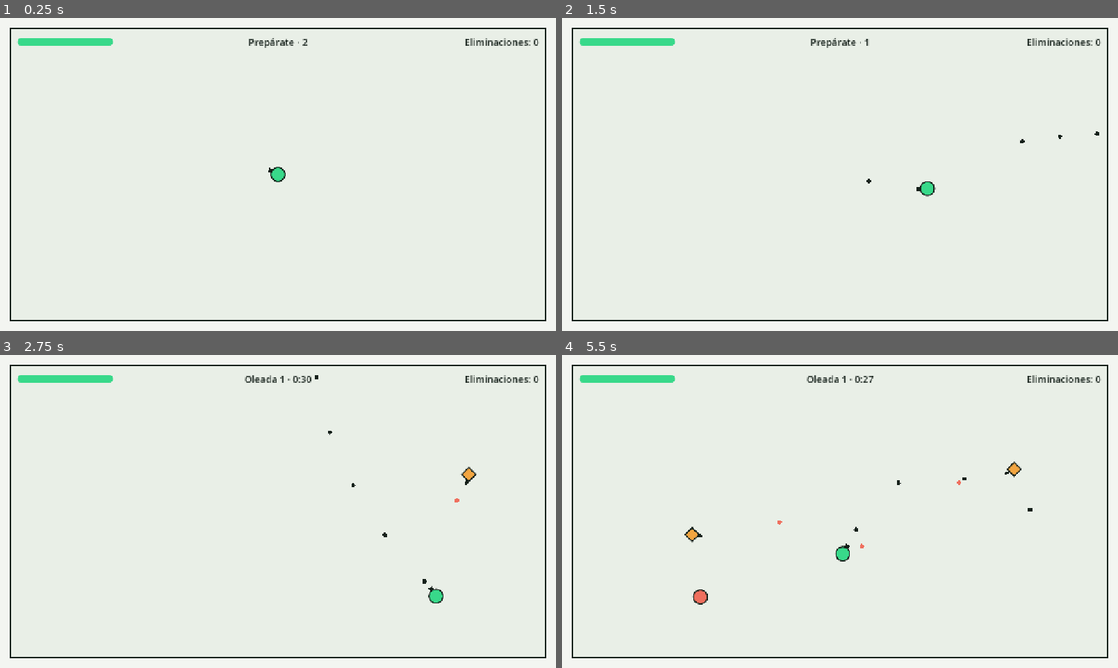
Above: before the commit, frames 1-4 (two rows, left to right).
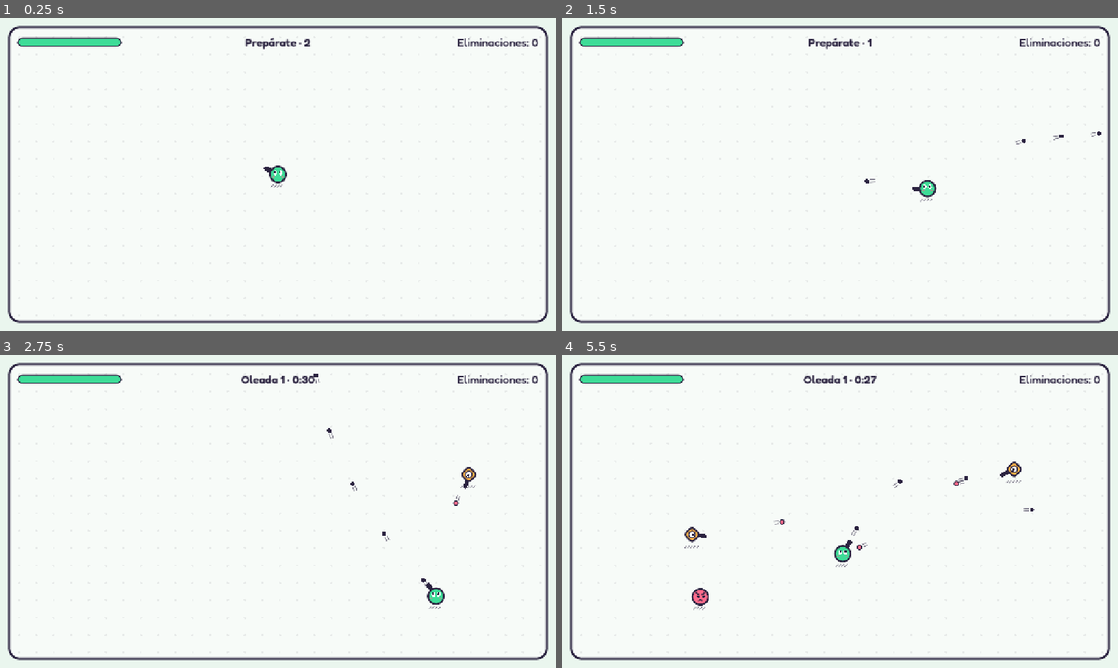
Above: after the commit, the same moments.

Repository: OmarDavidd/autelia
Game: Godot game, scene res://modes/survival/survival.tscn
Two runs of this game, one before a commit and one after it. Both use one fixed random seed, a clock stepped at 60 frames per second and the inputs below.
Inputs (mouse positions are in pixels of both pictures, inside the frame that each line leads up to):
- Up to frame 1 (0.25 s): no input
- Up to frame 2 (1.5 s): tap Enter at 0.5 s; move the mouse to (962, 158) at 0.52 s; press the mouse at (962, 158) at 0.53 s; hold D (move_right) 0.53-1.28 s; move the mouse to (728, 190) at 1.27 s; release the mouse at (728, 190) at 1.28 s; hold S (move_down) from 1.28 s (still down); click (728, 190) at 1.35 s
- Up to frame 3 (2.75 s): move the mouse to (333, 442) at 2.02 s; release S (move_down) at 2.03 s; press the mouse at (333, 442) at 2.03 s; hold D (move_right) from 2.03 s (still down)
- Up to frame 4 (5.5 s): move the mouse to (812, 574) at 2.77 s; release D (move_right) at 2.78 s; release the mouse at (812, 574) at 2.78 s; hold W (move_up) 2.78-3.53 s; click (812, 574) at 2.85 s; move the mouse to (1006, 558) at 3.52 s; press the mouse at (1006, 558) at 3.53 s; hold A (move_left) 3.53-5.03 s; move the mouse to (673, 464) at 4.27 s; release the mouse at (673, 464) at 4.28 s; click (673, 464) at 4.35 s; move the mouse to (867, 511) at 5.02 s; press the mouse at (867, 511) at 5.03 s; hold S (move_down) from 5.03 s (still down)

The runs differ from the first frame. In frame 1, 4.1% of the frame differs, in the area x 1-99%, y 2-98%; in frame 2, 4.1%; in frame 3, 4.3%; in frame 4, 4.6%.

Commit message:
feat: apply toy pastel visual style with hatched shadows and bullet trails

Diff:
--- a/core/combat/bullet.gd
+++ b/core/combat/bullet.gd
@@ -10,6 +10,8 @@
 var direction := Vector2.RIGHT
 var source: Node
 var color := Palette.INK
+## Enemy bullets get an ink outline so they read against any floor.
+var outlined := false
 
 
 func _ready() -> void:
@@ -31,4 +33,7 @@
 
 
 func _draw() -> void:
+	Sketch.motion_lines(self, direction, radius)
 	draw_circle(Vector2.ZERO, radius, color)
+	if outlined:
+		draw_arc(Vector2.ZERO, radius, 0.0, TAU, 20, Palette.INK, 2.5, true)
--- a/core/combat/weapon.gd
+++ b/core/combat/weapon.gd
@@ -7,8 +7,8 @@
 const BULLET_SCENE := preload("res://core/combat/bullet.tscn")
 # Physics layer bits: 1 world, 2 player, 4 enemies, 8 player bullets, 16 enemy bullets.
 const TEAM_LAYERS := {
-	Team.PLAYER: {"layer": 8, "mask": 1 | 4, "color": Palette.INK},
-	Team.ENEMY: {"layer": 16, "mask": 1 | 2, "color": Palette.ENEMY},
+	Team.PLAYER: {"layer": 8, "mask": 1 | 4, "color": Palette.INK, "outlined": false},
+	Team.ENEMY: {"layer": 16, "mask": 1 | 2, "color": Palette.ENEMY, "outlined": true},
 }
 
 @export var team := Team.PLAYER
@@ -40,6 +40,7 @@
 	bullet.damage = damage
 	bullet.source = owner
 	bullet.color = settings.color
+	bullet.outlined = settings.outlined
 	bullet.collision_layer = settings.layer
 	bullet.collision_mask = settings.mask
 
--- a/core/enemies/chaser.gd
+++ b/core/enemies/chaser.gd
@@ -9,5 +9,15 @@
 
 
 func _draw() -> void:
-	draw_circle(Vector2.ZERO, radius, fill_color(Palette.ENEMY))
-	draw_arc(Vector2.ZERO, radius, 0.0, TAU, 32, Palette.INK, Palette.OUTLINE_WIDTH, true)
+	var r := Palette.ART_RADIUS
+	Sketch.hatch_shadow(self, Vector2(0.0, r + 6.0), r - 2.0)
+	draw_set_transform(Vector2.ZERO, 0.0, Vector2.ONE * pop_scale())
+	Sketch.blob(self, Vector2.ZERO, r, fill_color(Palette.ENEMY))
+	# Angry brows, eyes that track the player, small frown.
+	draw_line(Vector2(-10, -9), Vector2(-3, -5), Palette.INK, 3.0, true)
+	draw_line(Vector2(10, -9), Vector2(3, -5), Palette.INK, 3.0, true)
+	var look := look_direction()
+	draw_circle(Vector2(-6, 0) + look * 1.5, 3.2, Palette.INK)
+	draw_circle(Vector2(6, 0) + look * 1.5, 3.2, Palette.INK)
+	draw_arc(Vector2(0, 12), 5.0, PI * 1.2, PI * 1.8, 8, Palette.INK, 2.5, true)
+	draw_set_transform(Vector2.ZERO)
--- a/core/enemies/enemy.gd
+++ b/core/enemies/enemy.gd
@@ -46,7 +46,18 @@
 
 
 func fill_color(base: Color) -> Color:
-	return Color.WHITE if flash > 0.0 else base
+	return Palette.WHITE if flash > 0.0 else base
+
+
+## Brief swell when hit, as visual feedback.
+func pop_scale() -> float:
+	return 1.0 + flash * 2.0
+
+
+func look_direction() -> Vector2:
+	if is_instance_valid(target):
+		return global_position.direction_to(target.global_position)
+	return Vector2.DOWN
 
 
 func _apply_contact_damage() -> void:
--- a/core/enemies/shooter.gd
+++ b/core/enemies/shooter.gd
@@ -34,10 +34,14 @@
 
 
 func _draw() -> void:
-	var r := radius
-	var shape := PackedVector2Array([Vector2(0, -r), Vector2(r, 0), Vector2(0, r), Vector2(-r, 0)])
-	var barrel_end := Vector2.RIGHT.rotated(pivot.rotation) * (r + 8.0)
-	draw_line(Vector2.ZERO, barrel_end, Palette.INK, 6.0)
-	draw_colored_polygon(shape, fill_color(Palette.SHOOTER))
-	shape.append(shape[0])
-	draw_polyline(shape, Palette.INK, Palette.OUTLINE_WIDTH, true)
+	var r := Palette.ART_RADIUS
+	Sketch.hatch_shadow(self, Vector2(0.0, r + 8.0), r)
+	draw_set_transform(Vector2.ZERO, 0.0, Vector2.ONE * pop_scale())
+	var aim := Vector2.RIGHT.rotated(pivot.rotation)
+	Sketch.capsule(self, aim * (r - 4.0), aim * (r + 12.0), 9.0, Palette.INK)
+	draw_set_transform(Vector2.ZERO)
+	Sketch.rounded_diamond(self, r * 0.82 * pop_scale(), fill_color(Palette.SHOOTER))
+	# One big eye that follows the player.
+	draw_circle(Vector2.ZERO, 7.5, Palette.WHITE)
+	draw_arc(Vector2.ZERO, 7.5, 0.0, TAU, 24, Palette.INK, 2.5, true)
+	draw_circle(look_direction() * 2.5, 3.0, Palette.INK)
--- a/core/enemies/shooter.tscn
+++ b/core/enemies/shooter.tscn
@@ -25,7 +25,7 @@
 [node name="Pivot" type="Node2D" parent="."]
 
 [node name="Weapon" type="Node2D" parent="Pivot"]
-position = Vector2(24, 0)
+position = Vector2(30, 0)
 script = ExtResource("3_weapon")
 team = 1
 fire_rate = 1.2
--- a/core/enemies/target_dummy.gd
+++ b/core/enemies/target_dummy.gd
@@ -38,11 +38,13 @@
 
 
 func _draw() -> void:
+	var r := Palette.ART_RADIUS
 	if health.is_dead():
-		draw_arc(Vector2.ZERO, radius, 0.0, TAU, 32, Palette.INK, 1.5, true)
+		draw_arc(Vector2.ZERO, r, 0.0, TAU, 32, Palette.INK_SOFT, 2.0, true)
 		return
-	var fill := Color.WHITE if _flash > 0.0 else Palette.ENEMY
-	draw_circle(Vector2.ZERO, radius, fill)
-	draw_arc(Vector2.ZERO, radius, 0.0, TAU, 32, Palette.INK, Palette.OUTLINE_WIDTH, true)
+	Sketch.hatch_shadow(self, Vector2(0.0, r + 6.0), r - 2.0)
+	Sketch.blob(self, Vector2.ZERO, r, Palette.WHITE if _flash > 0.0 else Palette.ENEMY)
+	draw_circle(Vector2.ZERO, 6.0, Palette.WHITE)
+	draw_arc(Vector2.ZERO, 6.0, 0.0, TAU, 20, Palette.INK, 2.5, true)
 	var ratio := health.current / health.max_health
-	draw_arc(Vector2.ZERO, radius + 7.0, -PI / 2.0, -PI / 2.0 + TAU * ratio, 32, Palette.INK, 2.0, true)
+	draw_arc(Vector2.ZERO, r + 8.0, -PI / 2.0, -PI / 2.0 + TAU * ratio, 32, Palette.INK, 3.0, true)
--- a/core/palette.gd
+++ b/core/palette.gd
@@ -1,10 +1,13 @@
 class_name Palette
-## Placeholder palette. The real style guide replaces these values in the visual pass.
+## Style guide "Juguete pastel" (direction A) with hatched shadows and bullet trails from direction B.
 
-const BACKGROUND := Color("f3f5f1")
-const FLOOR := Color("e9efe7")
-const INK := Color("15201a")
-const PLAYER := Color("38d98a")
-const ENEMY := Color("ef6f5e")
-const SHOOTER := Color("f2a541")
-const OUTLINE_WIDTH := 3.0
+const BACKGROUND := Color("eaf6ee")
+const FLOOR := Color("f7fbf8")
+const INK := Color("2b2340")
+const INK_SOFT := Color(0.169, 0.137, 0.251, 0.55)
+const PLAYER := Color("3ddc97")
+const ENEMY := Color("ff6b8b")
+const SHOOTER := Color("ffb547")
+const WHITE := Color("ffffff")
+const OUTLINE_WIDTH := 4.0
+const ART_RADIUS := 18.0
--- a/core/player/player.gd
+++ b/core/player/player.gd
@@ -11,7 +11,9 @@
 ## When finite, the player aims here instead of at the mouse (scripted captures, bots).
 var aim_override := Vector2.INF
 
+## Invisible aim pivot: rotates toward the aim and carries the weapon.
 @onready var body: Node2D = $Body
+@onready var look: Node2D = $Look
 @onready var weapon: Weapon = $Body/Weapon
 @onready var health: Health = $Health
 
@@ -30,12 +32,13 @@
 
 	var aim_at := aim_override if aim_override.is_finite() else get_global_mouse_position()
 	body.rotation = (aim_at - global_position).angle()
+	look.set_aim(Vector2.RIGHT.rotated(body.rotation))
 	if Input.is_action_pressed("shoot"):
 		weapon.try_fire()
 
 	# Blink while invulnerable so the player can read the grace period.
 	var blinking := health.is_invulnerable() and int(health.invulnerable_left * 20.0) % 2 == 0
-	body.modulate.a = 0.35 if blinking else 1.0
+	look.modulate.a = 0.35 if blinking else 1.0
 
 
 func take_hit(damage: float, _source: Node = null) -> void:
@@ -50,4 +53,4 @@
 	Events.player_died.emit()
 	set_physics_process(false)
 	velocity = Vector2.ZERO
-	body.modulate.a = 0.35
+	look.modulate.a = 0.35
--- a/core/player/player.tscn
+++ b/core/player/player.tscn
@@ -1,7 +1,7 @@
 [gd_scene format=3]
 
 [ext_resource type="Script" path="res://core/player/player.gd" id="1_player"]
-[ext_resource type="Script" path="res://core/player/player_body.gd" id="2_body"]
+[ext_resource type="Script" path="res://core/player/player_look.gd" id="2_look"]
 [ext_resource type="Script" path="res://core/combat/weapon.gd" id="3_weapon"]
 [ext_resource type="Script" path="res://core/combat/health.gd" id="4_health"]
 
@@ -17,11 +17,13 @@
 [node name="CollisionShape2D" type="CollisionShape2D" parent="."]
 shape = SubResource("CircleShape2D_player")
 
+[node name="Look" type="Node2D" parent="."]
+script = ExtResource("2_look")
+
 [node name="Body" type="Node2D" parent="."]
-script = ExtResource("2_body")
 
 [node name="Weapon" type="Node2D" parent="Body"]
-position = Vector2(26, 0)
+position = Vector2(30, 0)
 script = ExtResource("3_weapon")
 
 [node name="Health" type="Node" parent="."]
--- a/core/player/player_body.gd
+++ /dev/null
@@ -1,10 +0,0 @@
-extends Node2D
-## Placeholder art: a round body with a barrel pointing along +X.
-
-@export var radius := 16.0
-
-
-func _draw() -> void:
-	draw_rect(Rect2(radius * 0.4, -5.0, radius * 1.1, 10.0), Palette.INK)
-	draw_circle(Vector2.ZERO, radius, Palette.PLAYER)
-	draw_arc(Vector2.ZERO, radius, 0.0, TAU, 32, Palette.INK, Palette.OUTLINE_WIDTH, true)
--- /dev/null
+++ b/core/player/player_look.gd
@@ -0,0 +1,21 @@
+extends Node2D
+## Player art. Stays unrotated so the face reads upright; the gun and pupils follow the aim.
+
+var aim := Vector2.RIGHT
+
+
+func set_aim(direction: Vector2) -> void:
+	if not direction.is_equal_approx(aim):
+		aim = direction
+		queue_redraw()
+
+
+func _draw() -> void:
+	var r := Palette.ART_RADIUS
+	Sketch.hatch_shadow(self, Vector2(0.0, r + 6.0), r - 2.0)
+	Sketch.capsule(self, aim * (r - 6.0), aim * (r + 12.0), 11.0, Palette.INK)
+	Sketch.blob(self, Vector2.ZERO, r, Palette.PLAYER)
+	Sketch.eyes(self, Vector2(0.0, -4.0), aim, 6.0, Vector2(4.0, 5.5))
+	var blush := Color(Palette.ENEMY, 0.45)
+	Sketch.ellipse(self, Vector2(-10.0, 5.0), Vector2(3.2, 2.0), blush)
+	Sketch.ellipse(self, Vector2(10.0, 5.0), Vector2(3.2, 2.0), blush)
--- /dev/null
+++ b/core/sketch.gd
@@ -0,0 +1,66 @@
+class_name Sketch
+## Drawing helpers shared by every character so the style stays consistent:
+## ink outlines, hatched shadows, eyes that look somewhere, and motion lines.
+
+static var _diamond_boxes := {}
+
+
+static func blob(ci: CanvasItem, center: Vector2, radius: float, fill: Color) -> void:
+	ci.draw_circle(center, radius, fill)
+	ci.draw_arc(center, radius, 0.0, TAU, 40, Palette.INK, Palette.OUTLINE_WIDTH, true)
+
+
+## Diagonal strokes under a character, like a pen-drawn shadow.
+static func hatch_shadow(ci: CanvasItem, center: Vector2, half_width: float) -> void:
+	var x := center.x - half_width
+	while x <= center.x + half_width - 5.0:
+		ci.draw_line(Vector2(x, center.y + 5.0), Vector2(x + 5.0, center.y), Palette.INK_SOFT, 1.6, true)
+		x += 7.0
+
+
+static func ellipse(ci: CanvasItem, center: Vector2, radii: Vector2, color: Color) -> void:
+	var points := PackedVector2Array()
+	for i in 20:
+		var angle := TAU * i / 20.0
+		points.append(center + Vector2(cos(angle) * radii.x, sin(angle) * radii.y))
+	ci.draw_colored_polygon(points, color)
+
+
+## Two white eyes whose pupils shift toward `look` (a unit vector).
+static func eyes(ci: CanvasItem, center: Vector2, look: Vector2, spacing: float, size: Vector2) -> void:
+	for side in [-1.0, 1.0]:
+		var eye := center + Vector2(side * spacing, 0.0)
+		ellipse(ci, eye, size, Palette.WHITE)
+		ci.draw_circle(eye + look * size.x * 0.45, size.x * 0.55, Palette.INK)
+
+
+## A rounded bar from `from` to `to`, used for guns.
+static func capsule(ci: CanvasItem, from: Vector2, to: Vector2, width: float, color: Color) -> void:
+	ci.draw_line(from, to, color, width)
+	ci.draw_circle(from, width * 0.5, color)
+	ci.draw_circle(to, width * 0.5, color)
+
+
+## Short parallel strokes behind something moving along `direction`.
+static func motion_lines(ci: CanvasItem, direction: Vector2, radius: float) -> void:
+	var side := direction.orthogonal() * radius * 0.6
+	var start := -direction * (radius + 3.0)
+	var end := -direction * (radius + 13.0)
+	for offset in [side, -side]:
+		ci.draw_line(start + offset, end + offset, Palette.INK_SOFT, 2.0, true)
+
+
+## Square with rounded corners turned 45 degrees, outlined in ink.
+static func rounded_diamond(ci: CanvasItem, half: float, fill: Color) -> void:
+	var box: StyleBoxFlat = _diamond_boxes.get(fill)
+	if box == null:
+		box = StyleBoxFlat.new()
+		box.bg_color = fill
+		box.border_color = Palette.INK
+		box.set_border_width_all(int(Palette.OUTLINE_WIDTH))
+		box.set_corner_radius_all(int(half * 0.5))
+		box.anti_aliasing = true
+		_diamond_boxes[fill] = box
+	ci.draw_set_transform(Vector2.ZERO, PI / 4.0)
+	ci.draw_style_box(box, Rect2(-half, -half, half * 2.0, half * 2.0))
+	ci.draw_set_transform(Vector2.ZERO)
--- a/core/world/arena.gd
+++ b/core/world/arena.gd
@@ -42,5 +42,18 @@
 
 func _draw() -> void:
 	var rect := play_rect()
-	draw_rect(rect, Palette.FLOOR)
-	draw_rect(rect, Palette.INK, false, Palette.OUTLINE_WIDTH)
+	var floor_box := StyleBoxFlat.new()
+	floor_box.bg_color = Palette.FLOOR
+	floor_box.border_color = Palette.INK
+	floor_box.set_border_width_all(5)
+	floor_box.set_corner_radius_all(24)
+	floor_box.anti_aliasing = true
+	draw_style_box(floor_box, rect.grow(5.0))
+	var dot := Color(Palette.INK, 0.08)
+	var y := rect.position.y + 20.0
+	while y < rect.end.y:
+		var x := rect.position.x + 20.0
+		while x < rect.end.x:
+			draw_circle(Vector2(x, y), 2.5, dot)
+			x += 40.0
+		y += 40.0
--- a/modes/survival/spawn_marker.gd
+++ b/modes/survival/spawn_marker.gd
@@ -21,4 +21,9 @@
 
 func _draw() -> void:
 	var t := clampf(_elapsed / duration, 0.0, 1.0)
-	draw_arc(Vector2.ZERO, lerpf(34.0, 14.0, t), 0.0, TAU, 32, Palette.ENEMY, 2.0, true)
+	var radius := lerpf(30.0, 16.0, t)
+	var dashes := 10
+	for i in dashes:
+		var from := TAU * i / dashes + t * PI
+		draw_arc(Vector2.ZERO, radius, from, from + TAU / dashes * 0.55, 6, Palette.ENEMY, 3.0, true)
+	draw_circle(Vector2.ZERO, 6.0, Color(Palette.ENEMY, 0.5))
--- a/project.godot
+++ b/project.godot
@@ -65,4 +65,4 @@
 ; Compatibility renderer keeps the web export available.
 renderer/rendering_method="gl_compatibility"
 renderer/rendering_method.mobile="gl_compatibility"
-environment/defaults/default_clear_color=Color(0.953, 0.961, 0.945, 1)
+environment/defaults/default_clear_color=Color(0.918, 0.965, 0.933, 1)
--- a/ui/hud.gd
+++ b/ui/hud.gd
@@ -4,7 +4,8 @@
 ## Updates from Events and the mode's public getters; it never changes game state.
 ## Copy is in Spanish because the players are Spanish speakers.
 
-const TEXT_SIZE := 22
+const TEXT_SIZE := 26
+const FONT := preload("res://assets/fonts/Fredoka.ttf")
 
 var health_bar: ProgressBar
 var wave_label: Label
@@ -59,6 +60,10 @@
 
 func _build() -> void:
 	var root := MarginContainer.new()
+	var theme := Theme.new()
+	theme.default_font = _font_weight(600)
+	theme.default_font_size = TEXT_SIZE
+	root.theme = theme
 	root.set_anchors_and_offsets_preset(Control.PRESET_FULL_RECT)
 	root.mouse_filter = Control.MOUSE_FILTER_IGNORE
 	for side in ["left", "right", "top", "bottom"]:
@@ -71,11 +76,14 @@
 	root.add_child(top)
 
 	health_bar = ProgressBar.new()
-	health_bar.custom_minimum_size = Vector2(220, 18)
+	health_bar.custom_minimum_size = Vector2(240, 22)
 	health_bar.show_percentage = false
 	health_bar.size_flags_vertical = Control.SIZE_SHRINK_CENTER
 	health_bar.add_theme_stylebox_override("background", _box(Color(Palette.INK, 0.12)))
-	health_bar.add_theme_stylebox_override("fill", _box(Palette.PLAYER))
+	var fill := _box(Palette.PLAYER)
+	fill.set_border_width_all(3)
+	fill.border_color = Palette.INK
+	health_bar.add_theme_stylebox_override("fill", fill)
 	top.add_child(health_bar)
 
 	wave_label = _label(HORIZONTAL_ALIGNMENT_CENTER)
@@ -83,7 +91,8 @@
 	top.add_child(wave_label)
 
 	kills_label = _label(HORIZONTAL_ALIGNMENT_RIGHT)
-	kills_label.custom_minimum_size = Vector2(220, 0)
+	kills_label.custom_minimum_size = Vector2(240, 0)
+	kills_label.add_theme_font_override("font", _font_weight(500))
 	kills_label.text = "Eliminaciones: 0"
 	top.add_child(kills_label)
 
@@ -91,7 +100,8 @@
 	game_over_panel.size_flags_horizontal = Control.SIZE_SHRINK_CENTER
 	game_over_panel.size_flags_vertical = Control.SIZE_SHRINK_CENTER
 	var panel_box := _box(Color(Palette.BACKGROUND, 0.95))
-	panel_box.set_border_width_all(3)
+	panel_box.set_border_width_all(4)
+	panel_box.set_corner_radius_all(20)
 	panel_box.border_color = Palette.INK
 	panel_box.set_content_margin_all(32)
 	game_over_panel.add_theme_stylebox_override("panel", panel_box)
@@ -113,5 +123,15 @@
 func _box(color: Color) -> StyleBoxFlat:
 	var box := StyleBoxFlat.new()
 	box.bg_color = color
-	box.set_corner_radius_all(9)
+	box.set_corner_radius_all(11)
+	box.anti_aliasing = true
 	return box
+
+
+## Fredoka is a variable font; this picks one weight from it.
+func _font_weight(weight: int) -> FontVariation:
+	var font := FontVariation.new()
+	font.base_font = FONT
+	var wght := TextServerManager.get_primary_interface().name_to_tag("wght")
+	font.variation_opentype = {wght: weight}
+	return font
Binary file added: assets/fonts/Fredoka.ttf
Not shown, added: assets/fonts/Fredoka.ttf.import
Not shown, added: assets/fonts/OFL.txt
Not shown, removed: core/player/player_body.gd.uid
Not shown, added: core/player/player_look.gd.uid
Not shown, added: core/sketch.gd.uid
